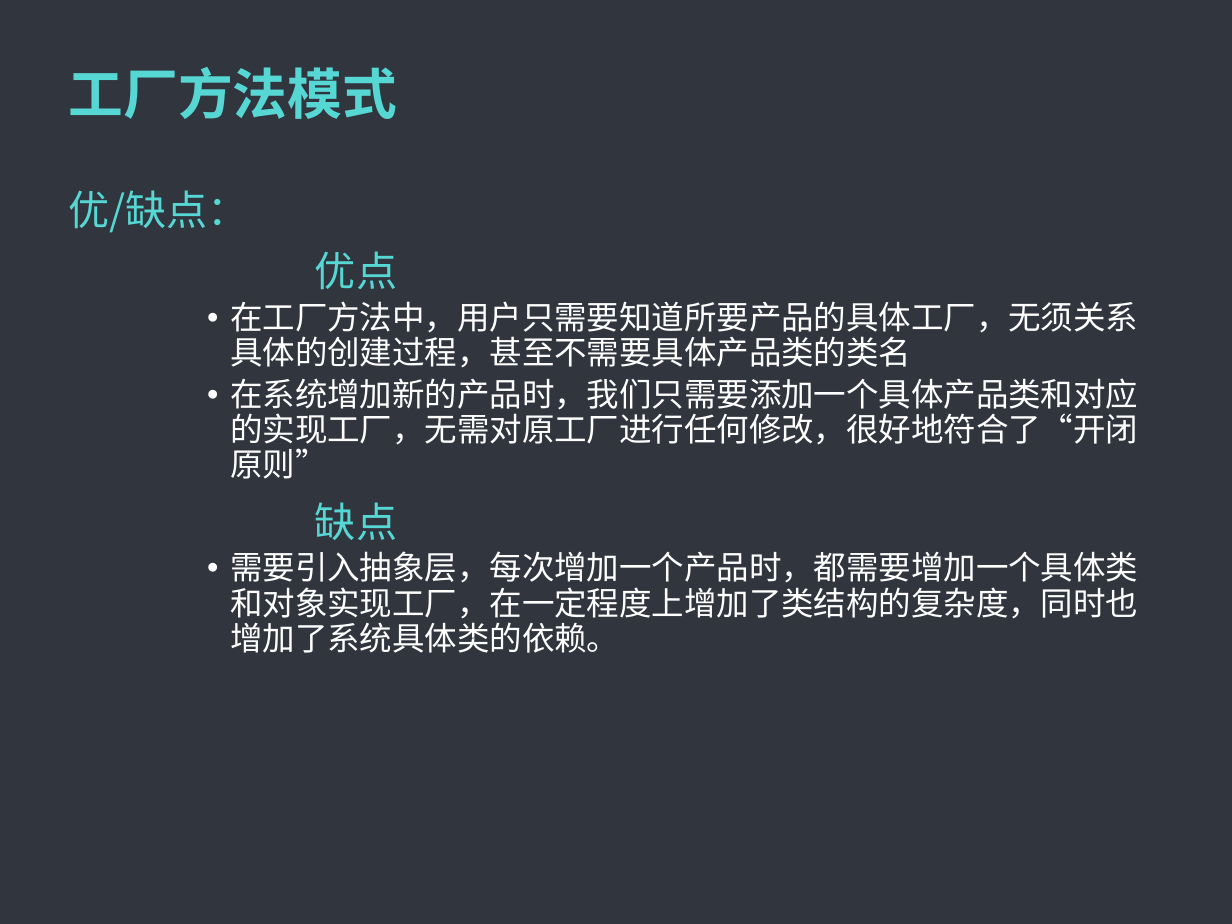
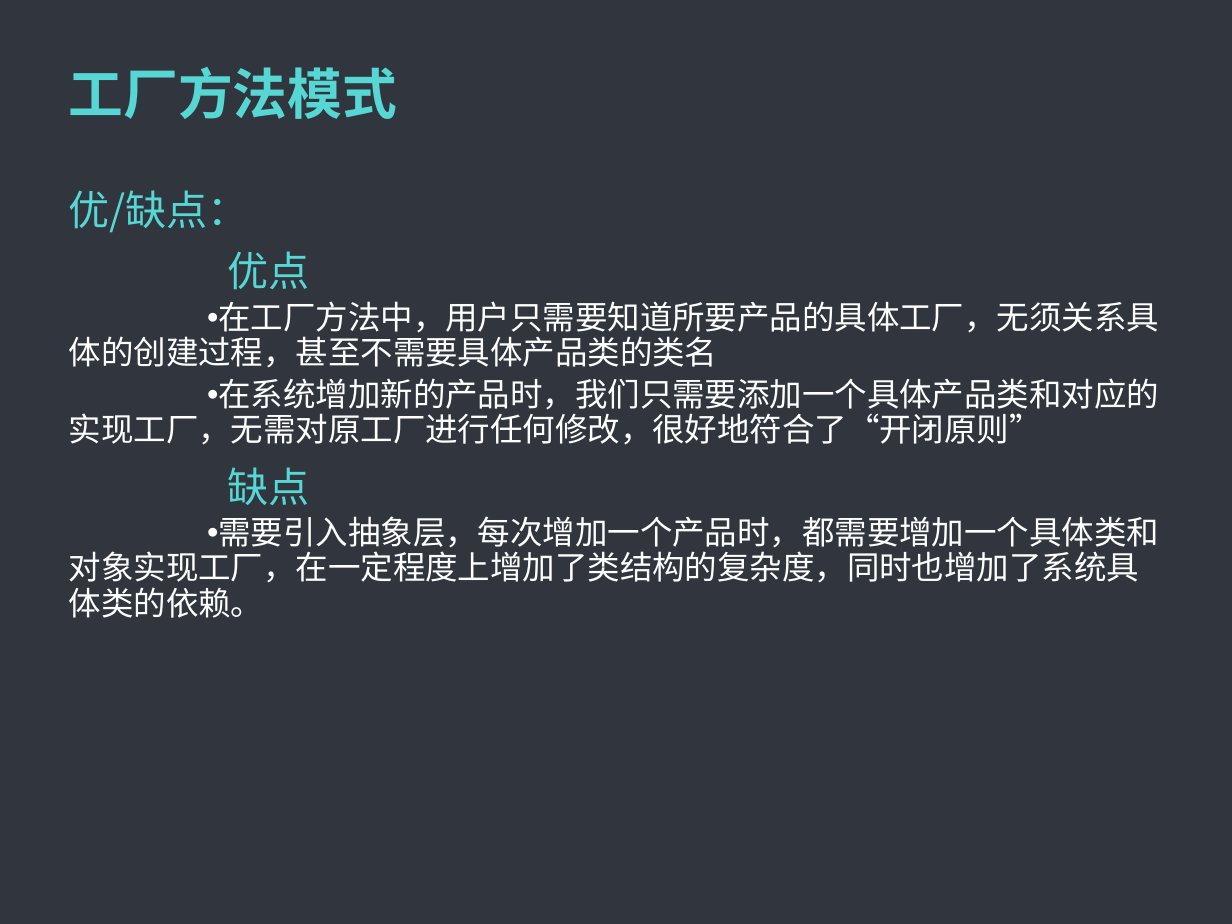
Before and after one commit to MintLy/JavaDesignMode, a slide deck: slide 12 of DesignMode.ppt. Drawn at 1232x924 pixels with LibreOffice and Linux fonts; fonts in the diff are those of the drawing; background and template pictures are left out. Boxes give left, top, right and bottom in pixels: in the first picture for what was removed or moved away, otherwise in the second. Text is boxed around its words. In the diff, an @@ line names an element or a change of style, - is before the commit and + after.

```diff
--- a/DesignMode.ppt
+++ b/DesignMode.ppt
@@ text "优/缺点：" at [69,190,1159,618]: indent changed @@
```
Also in this commit, not shown: 36 other slides changed, 8 slides added.
